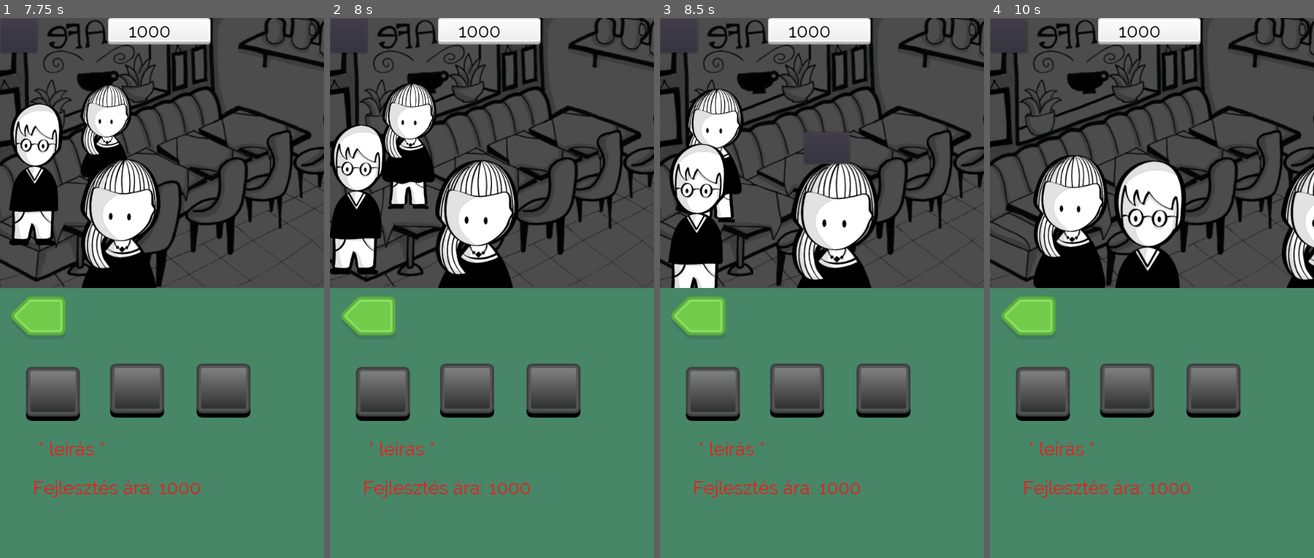
Above: before the commit, frames 1-4 (left to right).
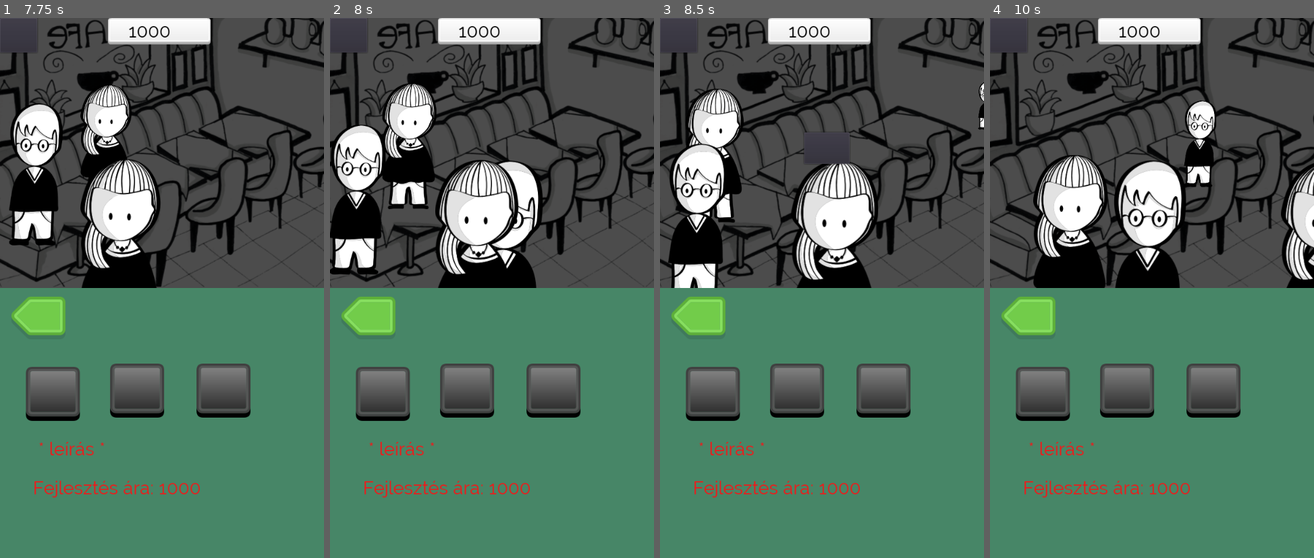
Above: after the commit, the same moments.

Repository: Balint197/BankToTheFuture2021
Game: Godot game, scene res://UI.tscn
Two runs of this game, one before a commit and one after it. Both use one fixed random seed, a clock stepped at 60 frames per second and the inputs below.
Inputs (mouse positions are in pixels of both pictures, inside the frame that each line leads up to):
- Up to frame 1 (7.75 s): click (19, 34) at 0.5 s; click (84, 396) at 1.25 s; click (45, 396) at 2 s; click (136, 390) at 2.75 s; click (223, 390) at 3.5 s; click (19, 34) at 4.25 s; click (19, 34) at 5 s; click (168, 147) at 5.75 s
- Up to frame 2 (8 s): no input
- Up to frame 3 (8.5 s): no input
- Up to frame 4 (10 s): click (1158, 147) at 8.75 s

Frame 1 is identical in both runs. In frame 2, 1.8% of the frame differs, in the area x 44-66%, y 26-50%; in frame 3, 0.1%; in frame 4, 1.1%.

Commit message:
state machine issue solved

Diff:
--- a/Buffet.gd
+++ b/Buffet.gd
@@ -26,11 +26,11 @@
 #--------------END OF DERIVED VARIABLES------------------------------------------#
 ##################################################################################
 #--------------START OF POPULATION-DERIVED VARIABLES-----------------------------#
-var currentCustomerCount := 0 setget currentCustomerCountSet, currentCustomerCountGet
+var currentCustomerCount := 0
 var customers := []
 var reputation := 0.0
 
-var numOfCustomersToDisplay := 0
+
 #--------------END OF POPULATION-DERIVED VARIABLES-------------------------------#
 ##################################################################################
 
@@ -41,16 +41,11 @@
 func _ready():
 	pass # Replace with function body.
 
-func currentCustomerCountSet(customerCount):
-	currentCustomerCount = customerCount
-	numOfCustomersToDisplay = min(MAX_NUM_OF_CUSTOMERS_TO_DISPLAY, customerCount)
 
-func currentCustomerCountGet():
-	return currentCustomerCount
 
 func addCustomer(customer: Customer):
 	customers.push_back(customer)
-	currentCustomerCountSet(currentCustomerCount + 1)
+	currentCustomerCount += 1
 func removeCustomer():
-	currentCustomerCountSet(currentCustomerCount - 1)
+	currentCustomerCount -=1
 	return customers.pop_front()
--- a/UI.tscn
+++ b/UI.tscn
@@ -79,7 +79,7 @@
 position = Vector2( 16.0182, -133.484 )
 
 [node name="DayTimer" type="Timer" parent="controller"]
-wait_time = 20.0
+wait_time = 50.0
 one_shot = true
 
 [node name="FrameUpdateTimer" type="Timer" parent="controller"]
--- a/controller.gd
+++ b/controller.gd
@@ -33,6 +33,9 @@
 #MAIN STATES of the customer interaction
 enum {NO_CUSTOMER, INTERACTION_START, CHECK_SPECIAL, CUSTOMER_FINISHING, CUSTOMER_APPROACHING,
 	  PAYING, WAITING_FOR_CHANGE,}
+var d = {NO_CUSTOMER:"NO_CUSTOMER", INTERACTION_START:"INTERACTION_START", CHECK_SPECIAL:"CHECK_SPECIAL",
+	 CUSTOMER_FINISHING:"CUSTOMER_FINISHING", CUSTOMER_APPROACHING:"CUSTOMER_APPROACHING",
+	  PAYING:"PAYING", WAITING_FOR_CHANGE:"WAITING_FOR_CHANGE"}
 
 #---------------------------START OF DECLARING VARIABLES-----------------------------------------------------#
 #variable for storing the main state of the application lifecycle
@@ -206,6 +209,7 @@
 	#{NO_CUSTOMER, INTERACTION_START, CHECK_SPECIAL, CUSTOMER_FINISHING, CUSTOMER_APPROACHING,
 	  #PAYING, WAITING_FOR_CHANGE,}
 	var nextState = interactionState
+	print(d[interactionState])
 	match interactionState:
 		NO_CUSTOMER:
 #			if firstCustomerCameIn:
@@ -228,7 +232,7 @@
 				var quantity = customer.get_quantity(myBuffet.currentPrice)
 				if quantity >= 0:
 					nextState = PAYING
-					emit_signal("customerShallPay",quantity * myBuffet.currentPrice)
+					emit_signal("customerShallPay")#,quantity * myBuffet.currentPrice)
 				else:
 					nextState = CUSTOMER_FINISHING
 					emit_signal("customerFinished")
@@ -236,7 +240,7 @@
 			if hasGoneOut:
 				var customer = myBuffet.removeCustomer()
 				hasGoneOut = false
-				if myBuffet.currentCustomersCount == 0:
+				if myBuffet.currentCustomerCount == 0:
 					nextState = NO_CUSTOMER
 				else:
 					nextState = CUSTOMER_APPROACHING
@@ -244,14 +248,17 @@
 		CUSTOMER_APPROACHING:
 			if nextCustomerArrivedToDesk:
 				nextCustomerArrivedToDesk = false
-				nextState = INTERACTION_START
-				emit_signal("StartInteraction")
+				nextState = PAYING
+				emit_signal("customeShallPay")
+				#emit_signal("StartInteraction")
 		PAYING:
 
 			if hasPayed:
 				hasPayed = false
-				nextState = WAITING_FOR_CHANGE
-				emit_signal("waitForChange")
+				#nextState = WAITING_FOR_CHANGE
+				nextState = CUSTOMER_FINISHING
+				emit_signal("customerFinished")
+				#emit_signal("waitForChange")
 		WAITING_FOR_CHANGE:
 			if changeClaimed:
 				changeClaimed = false
--- a/gameUI.gd
+++ b/gameUI.gd
@@ -47,7 +47,7 @@
 		if maxOffset < 0.9:
 			if firstCustomer == 0:
 				firstCustomer = 1
-				emit_signal("nextCustomerCanComeToDesk")
+				#emit_signal("nextCustomerCanComeToDesk")
 			var customer = Customer.instance()
 			$Path2D.add_child(customer)
 			customer.connect("ordering", self, "handleOrder")
@@ -76,7 +76,6 @@
 	$Button.visible = true
 	$Button.disabled = false
 	emit_signal("nextCustomerArrivedToDesk")
-	emit_signal("nextCustomerCanComeToDesk")
 
 func _on_Button_pressed():
 	$Button.visible = false
@@ -86,7 +85,7 @@
 func endMiniGame():
 	ordering = 0
 	emit_signal("customerDone")
-	emit_signal("nextCustomerCanComeToDesk")
+	#emit_signal("nextCustomerCanComeToDesk")
 	emit_signal("hasPayed")
 	if buffer > 0:
 		newCustomer()
@@ -109,7 +108,8 @@
 
 
 func _on_controller_firstCustomerComesIn():
-	newCustomer()
+	#newCustomer()
+	pass
 
 
 func _on_controller_nextCustomerToDesk():
@@ -118,6 +118,7 @@
 
 
 func _on_controller_customeShallPay():
+	#emit_signal("hasPayed")
 	pass
 
 
Not shown: 1 places in UI.tscn that only renumber resources
